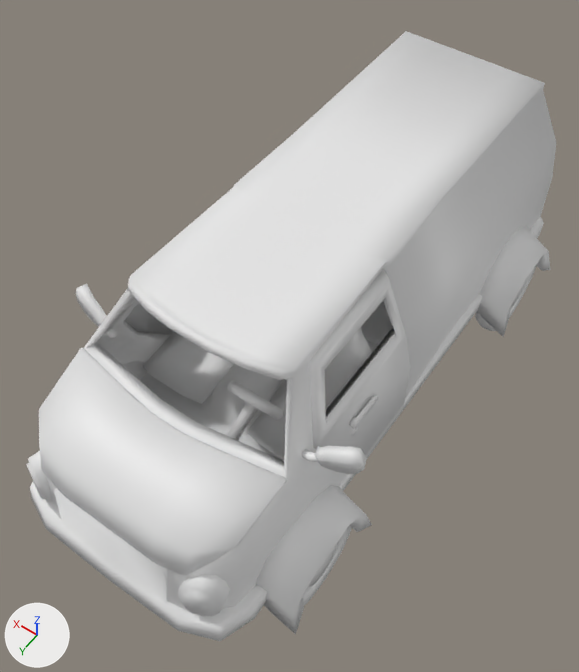
Before and after pictures for a commit that changed the Blender file Modelos/Blends/Vão.blend.
One viewpoint serves both versions: a camera (50 mm lens) standing at (-2.21, 3.47, 5.66) and looking at (0.03, 0.33, 0.73). Every picture has the same lights, and +X, +Y and +Z are marked at lower left.
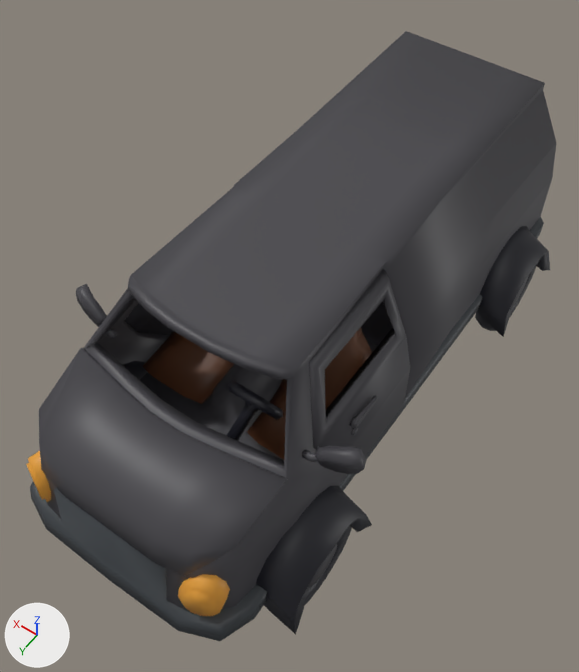
The change in detail:
Material 'Amarelo' (mat_amarelo) is new.
Its base color is (0.8, 0.355, 0.0398) (orange #e7a138).
Material 'Cinza' (mat_cinza) is new.
Its base color is (0.0591, 0.057, 0.0656) (dark grey #454448).
Material 'Marrom' (mat_marrom) is new.
Its base color is (0.116, 0.0419, 0.0162) (brown #603a22).
Material 'Preto' (mat_preto) is new.
Its base color is (0.0139, 0.0142, 0.0218) (black #1f2029).
Material 'Cinza Escuro' (mat_cinza_escuro) is new.
Its base color is (0.0411, 0.0484, 0.0556) (black #393e43).
me_cube has 598 vertices, 604 faces and spans x -0.95..0.91, y -2.29..2.44, z 0.35..1.93.
me_cube no longer uses material mat_material (white #e7e7e7).
me_cube now uses material mat_cinza (dark grey #454448).
me_cube_001 has 156 vertices, 180 faces and spans x -0.96..0.92, y 0.16..1.35, z 0.46..1.8.
me_cube_001 no longer uses material mat_material_001 (white #e7e7e7).
me_cube_001 now uses material mat_cinza (dark grey #454448).
me_cylinder has 744 vertices, 828 faces and spans x -1.23..1.2, y -2.05..2.03, z -0.17..0.89.
me_cylinder is used by ob_cylinder; location (0.0, 0.0, 0.0).
me_cylinder part 1: 700 of the faces centred in x -1.19..1.16, y -2.03..2.01, z -0.15..0.81 switch from no material to mat_preto (black #1f2029).
me_cylinder part 2: 32 of the faces centred in x -1.13..-1.11, y -1.73..-1.39, z 0.1..0.43 switch from no material to mat_cinza (dark grey #454348).
me_cylinder part 3: 32 of the faces centred in x -1.13..-1.11, y 1.38..1.71, z 0.1..0.43 switch from no material to mat_cinza (dark grey #454348).
me_cube_003 has 134 vertices, 114 faces and spans x -1.01..0.97, y -2.39..2.51, z 0.35..0.92.
me_cube_003 now uses material mat_cinza_escuro (black #393e43).
me_cube_005 has 36 vertices, 30 faces and spans x -0.88..0.84, y -0.07..2.23, z 0.44..0.97.
me_cube_005 now uses material mat_cinza (dark grey #454448).
me_torus has 120 vertices, 118 faces and spans x -0.565..-0.14, y 1.132..1.61, z 1.092..1.485.
me_torus now uses material mat_preto (black #1f2029).
me_cube_006 has 112 vertices, 108 faces and spans x -0.81..0.78, y 0.46..1.26, z 0.66..1.56.
me_cube_006 now uses material mat_marrom (brown #603a22).
me_cube_008 has 146 vertices, 140 faces and spans x -1.24..1.12, y 1.28..1.45, z 1.32..1.56.
me_cube_008 now uses material mat_cinza (dark grey #454448).
me_cube_007 has 42 vertices, 40 faces and spans x -0.87..0.83, y 1.61..2.38, z 0.89..1.35.
me_cube_007 no longer uses material mat_material_003 (white #e7e7e7).
me_cube_007 now uses material mat_cinza (dark grey #454448).
me_cylinder_002 has 200 vertices, 240 faces and spans x -0.9..0.86, y -2.31..2.42, z 0.49..0.97.
me_cylinder_002 now uses material mat_amarelo (orange #e7a138).

What differs and where, as boxes (x1, y1, x2, y2) in the pictures (579 x 672 px):
'Cube', recoloured (white to grey)
    both: (45, 31, 556, 614)
'Cube.008', recoloured (white to grey)
    both: (39, 348, 288, 576)
'Cube.001', recoloured (grey to black)
    both: (124, 269, 410, 456)
'Cube.003', recoloured (white to grey)
    both: (30, 216, 544, 641)
'Cube.006', recoloured (grey to brown)
    both: (142, 327, 372, 459)
'Cube.005', recoloured (grey to black)
    both: (140, 340, 377, 461)
'Cylinder.001', recoloured (grey to orange)
    both: (26, 451, 230, 616)
'Cube.007', recoloured (white to grey)
    both: (76, 284, 367, 474)
'Torus', recoloured (grey to black)
    both: (227, 380, 283, 441)
part 1 of me_cylinder, recoloured (grey to black)
    both: (123, 226, 550, 635)
part 2 of me_cylinder, recoloured
    both: (511, 275, 529, 308)
part 3 of me_cylinder, recoloured (grey to black)
    both: (309, 544, 337, 587)
